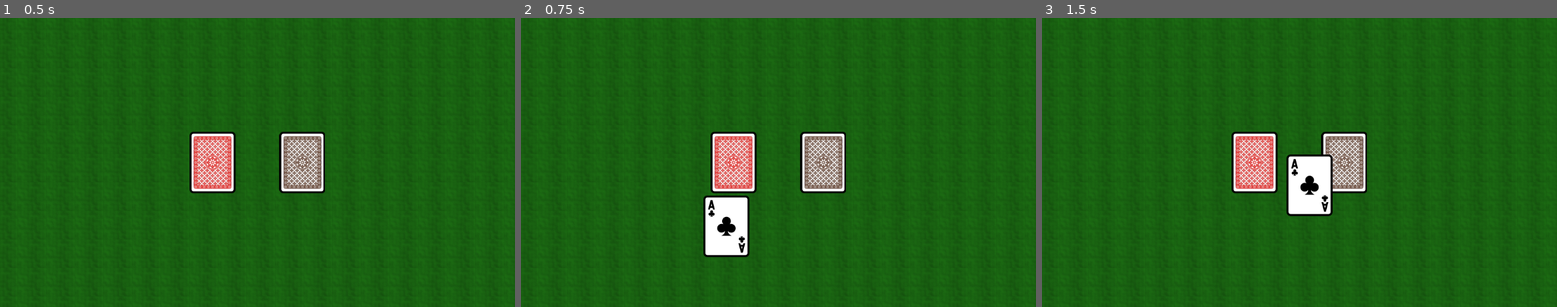
Above: before the commit, frames 1-3 (left to right).
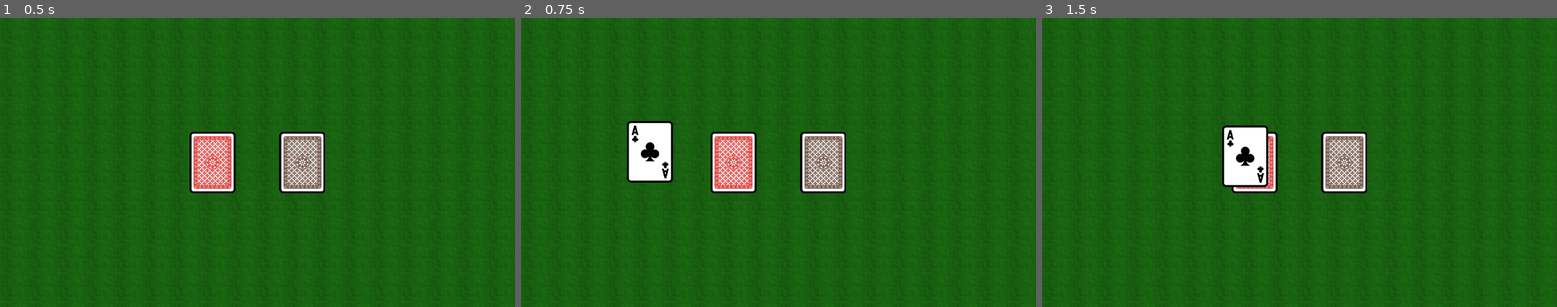
Above: after the commit, the same moments.

Repository: Evans210/card-behaviour
Game: Godot game, scene res://scenes/main.tscn
The game is run twice, just before and just after one commit, with the same random seed, the same clock (stepped at 60 frames per second) and the same inputs.
Inputs (mouse positions are in pixels of both pictures, inside the frame that each line leads up to):
- Up to frame 1 (0.5 s): no input
- Up to frame 2 (0.75 s): tap Enter at 0.5 s; drag from (732, 162) to (830, 98) at 0.52 s
- Up to frame 3 (1.5 s): tap Space at 1.25 s; drag from (1345, 162) to (1248, 226) at 1.27 s

Frame 1 is identical in both runs. In frame 2, 3.8% of the frame differs, in the area x 20-45%, y 35-83%; in frame 3, 3.6%.

Commit message:
Added a card manager to handle card interactions

Diff:
--- a/project.godot
+++ b/project.godot
@@ -16,10 +16,6 @@
 config/features=PackedStringArray("4.5", "Forward Plus")
 config/icon="res://icon.svg"
 
-[global_group]
-
-cards=""
-
 [input]
 
 left_click={
--- a/scenes/card.gd
+++ b/scenes/card.gd
@@ -1,11 +1,13 @@
 extends Area2D
-signal play_sfx_discarded
+signal hovered
+signal unhovered
+signal pressed
 @onready var sfx_card_interact: AudioStreamPlayer = $sfx_card_interact
 @export var drag_scale := 1.1
 @export var discard_speed := 1000
-var is_dragging = false
+var is_dragging := false
 var grabbed_offset
-var is_discarding = false
+var is_discarding := false
 var discard_destination
 var window_size
 
@@ -19,8 +21,7 @@
 			clamp(mouse_pos.x + grabbed_offset.x, 0, window_size.x),
 			clamp(mouse_pos.y + grabbed_offset.y, 0, window_size.y)
 			)
-
-	if is_discarding:
+	elif is_discarding:
 		move_to_discard_destination(delta)
 
 func move_to_discard_destination(delta: float) -> void:
@@ -28,7 +29,6 @@
 	# Prevent overshooting the destination.
 	if distance <= discard_speed * delta:
 		position = discard_destination
-		play_sfx_discarded.emit()
 		queue_free()
 		return
 	position = position.move_toward(
@@ -36,17 +36,12 @@
 		discard_speed * delta
 	)
 
-func discard_card(destination):
+func discard_card(destination) -> void:
+	is_dragging = false
 	is_discarding = true
 	discard_destination = destination
 
-func is_on_top() -> bool:
-	for dragable in get_tree().get_nodes_in_group("hovered"):
-		if dragable.get_index() > get_index():
-			return false
-	return true
-
-func start_dragging():
+func start_dragging() -> void:
 	sfx_card_interact.play()
 	is_dragging = true
 	grabbed_offset = Vector2(position - get_global_mouse_position())
@@ -56,7 +51,7 @@
 		self, "scale", Vector2.ONE * drag_scale, 0.1
 	).set_trans(Tween.TRANS_QUAD).set_ease(Tween.EASE_OUT)
 
-func stop_dragging():
+func stop_dragging() -> void:
 	sfx_card_interact.play()
 	is_dragging = false
 	var tween := create_tween()
@@ -64,15 +59,14 @@
 		self, "scale", Vector2.ONE, 0.1
 	).set_trans(Tween.TRANS_QUAD).set_ease(Tween.EASE_OUT)
 
-func _on_input_event(viewport: Node, event: InputEvent, shape_idx: int) -> void:
-	if event.is_action_pressed("left_click") and !is_discarding:
-		if is_on_top():
-			start_dragging()
+func _on_input_event(_viewport: Node, event: InputEvent, _shape_idx: int) -> void:
+	if event.is_action_pressed("left_click") and not is_discarding:
+		pressed.emit(self)
 	elif event.is_action_released("left_click") and self.is_dragging:
 		stop_dragging()
 
 func _on_mouse_entered() -> void:
-	add_to_group("hovered")
+	hovered.emit(self)
 
 func _on_mouse_exited() -> void:
-	remove_from_group("hovered")
+	unhovered.emit(self)
--- /dev/null
+++ b/scenes/card_manager.gd
@@ -0,0 +1,52 @@
+extends Node2D
+const CARD_SCENE := preload("res://scenes/card.tscn")
+@onready var sfx_card_discarded: AudioStreamPlayer = $sfx_card_discarded
+@export var spawn_padding := 50.0
+var window_size
+var active_cards := []
+var hovered_cards := []
+
+func _ready() -> void:
+	window_size = get_viewport_rect().size
+
+func spawn_card() -> void:
+	var card = CARD_SCENE.instantiate()
+	card.position = Vector2(
+		randf_range(spawn_padding ,window_size.x - spawn_padding),
+		randf_range(spawn_padding ,window_size.y - spawn_padding)
+		)
+	get_parent().add_child(card)
+	active_cards.append(card)
+	card.hovered.connect(_on_card_hovered)
+	card.unhovered.connect(_on_card_unhovered)
+	card.pressed.connect(_on_card_pressed)
+	card.tree_exited.connect(_on_card_freed.bind(card)) #From Node
+
+func discard_all(destination) -> void:
+	for card in active_cards:
+		card.discard_card(destination)
+
+func is_any_card_hovered() -> bool:
+	return not hovered_cards.is_empty()
+
+func _on_card_hovered(card) -> void:
+	if card not in hovered_cards:
+		hovered_cards.append(card)
+
+func _on_card_unhovered(card) -> void:
+	hovered_cards.erase(card)
+
+func _on_card_pressed(card) -> void:
+	if _is_topmost(card):
+		card.start_dragging()
+
+func _is_topmost(card) -> bool:
+	for other in hovered_cards:
+		if other.get_index() > card.get_index():
+			return false
+	return true
+
+func _on_card_freed(card) -> void:
+	active_cards.erase(card)
+	hovered_cards.erase(card)
+	sfx_card_discarded.play()
--- /dev/null
+++ b/scenes/card_manager.tscn
@@ -0,0 +1,6 @@
+[gd_scene load_steps=2 format=3 uid="uid://c3kh7m7bbicqv"]
+
+[ext_resource type="Script" uid="uid://isdw3n1fv0pl" path="res://scenes/card_manager.gd" id="1_lb6jb"]
+
+[node name="CardManager" type="Node2D"]
+script = ExtResource("1_lb6jb")
--- a/scenes/deck.gd
+++ b/scenes/deck.gd
@@ -1,13 +1,14 @@
 extends Area2D
 signal deck_clicked
+@onready var card_manager: Node2D = $"../CardManager"
 @onready var sfx_deck_draw: AudioStreamPlayer = $sfx_deck_draw
 var window_size
 
-func _ready():
+func _ready() -> void:
 	window_size = get_viewport_rect().size
 	position = Vector2(window_size.x/2 -100, window_size.y/2)
 
-func _on_input_event(viewport: Node, event: InputEvent, shape_idx: int) -> void:
-	if event.is_action_pressed("left_click") and get_tree().get_nodes_in_group("hovered").size()==0:
+func _on_input_event(_viewport: Node, event: InputEvent, _shape_idx: int) -> void:
+	if event.is_action_pressed("left_click") and not card_manager.is_any_card_hovered():
 		sfx_deck_draw.play()
 		deck_clicked.emit()
--- a/scenes/discard_pile.gd
+++ b/scenes/discard_pile.gd
@@ -1,13 +1,12 @@
 extends Area2D
 signal discard_pile_clicked
+@onready var card_manager: Node2D = $"../CardManager"
 var window_size
 
-# Called when the node enters the scene tree for the first time.
 func _ready() -> void:
 	window_size = get_viewport_rect().size
 	position = Vector2(window_size.x/2 + 100, window_size.y/2)
 
-
-func _on_input_event(viewport: Node, event: InputEvent, shape_idx: int) -> void:
-	if event.is_action_pressed("left_click") and get_tree().get_nodes_in_group("hovered").size()==0:
+func _on_input_event(_viewport: Node, event: InputEvent, _shape_idx: int) -> void:
+	if event.is_action_pressed("left_click") and not card_manager.is_any_card_hovered():
 		discard_pile_clicked.emit()
--- a/scenes/main.gd
+++ b/scenes/main.gd
@@ -1,25 +1,12 @@
 extends Node2D
-@onready var sfx_card_discarded: AudioStreamPlayer = $sfx_card_discarded
-const CARD_SCENE := preload("res://scenes/card.tscn")
-@export var spawn_padding := 50.0
+@onready var card_manager: Node = $CardManager
 var window_size
 
 func _ready() -> void:
 	window_size = get_viewport_rect().size
 
 func _on_deck_deck_clicked() -> void:
-	var card = CARD_SCENE.instantiate()
-	card.position = Vector2(
-		randf_range(spawn_padding ,window_size.x - spawn_padding),
-		randf_range(spawn_padding ,window_size.y - spawn_padding)
-		)
-	add_child(card)
-	card.play_sfx_discarded.connect(_on_card_discarded)
+	card_manager.spawn_card()
 
 func _on_discard_pile_discard_pile_clicked() -> void:
-	var destination = $DiscardPile.global_position
-	for card in get_tree().get_nodes_in_group("cards"):
-		card.discard_card(destination)
-
-func _on_card_discarded():
-	sfx_card_discarded.play()
+	card_manager.discard_all($DiscardPile.global_position)
--- a/scenes/main.tscn
+++ b/scenes/main.tscn
@@ -1,8 +1,9 @@
-[gd_scene load_steps=6 format=3 uid="uid://cddioaj6pdikd"]
+[gd_scene load_steps=7 format=3 uid="uid://cddioaj6pdikd"]
 
 [ext_resource type="Script" uid="uid://upop1yh1yeb5" path="res://scenes/main.gd" id="1_1bvp3"]
 [ext_resource type="Texture2D" uid="uid://c6hhqs1sn4lc3" path="res://assets/casino_texture.png" id="1_h2yge"]
 [ext_resource type="PackedScene" uid="uid://ch70wr7j5q6sv" path="res://scenes/deck.tscn" id="3_h2yge"]
+[ext_resource type="PackedScene" uid="uid://c3kh7m7bbicqv" path="res://scenes/card_manager.tscn" id="3_tefeu"]
 [ext_resource type="PackedScene" uid="uid://b25keuu3cwwfm" path="res://scenes/discard_pile.tscn" id="4_1bvp3"]
 [ext_resource type="AudioStream" uid="uid://bty8bpakakmre" path="res://assets/sound/card_flip.mp3" id="5_lquwl"]
 
@@ -18,16 +19,18 @@
 texture = ExtResource("1_h2yge")
 stretch_mode = 1
 
+[node name="CardManager" parent="." instance=ExtResource("3_tefeu")]
+
+[node name="sfx_card_discarded" type="AudioStreamPlayer" parent="CardManager"]
+stream = ExtResource("5_lquwl")
+volume_db = -20.0
+
 [node name="Deck" parent="." instance=ExtResource("3_h2yge")]
 position = Vector2(266, 305)
 
 [node name="DiscardPile" parent="." instance=ExtResource("4_1bvp3")]
 position = Vector2(602, 319)
 
-[node name="sfx_card_discarded" type="AudioStreamPlayer" parent="."]
-stream = ExtResource("5_lquwl")
-volume_db = -20.0
-
 [connection signal="deck_clicked" from="Deck" to="." method="_on_deck_deck_clicked"]
 [connection signal="discard_pile_clicked" from="DiscardPile" to="." method="_on_discard_pile_discard_pile_clicked"]
 [connection signal="input_event" from="DiscardPile" to="DiscardPile" method="_on_input_event"]
Not shown, added: scenes/card_manager.gd.uid
Not shown, changed: Card Behaviour.pck
